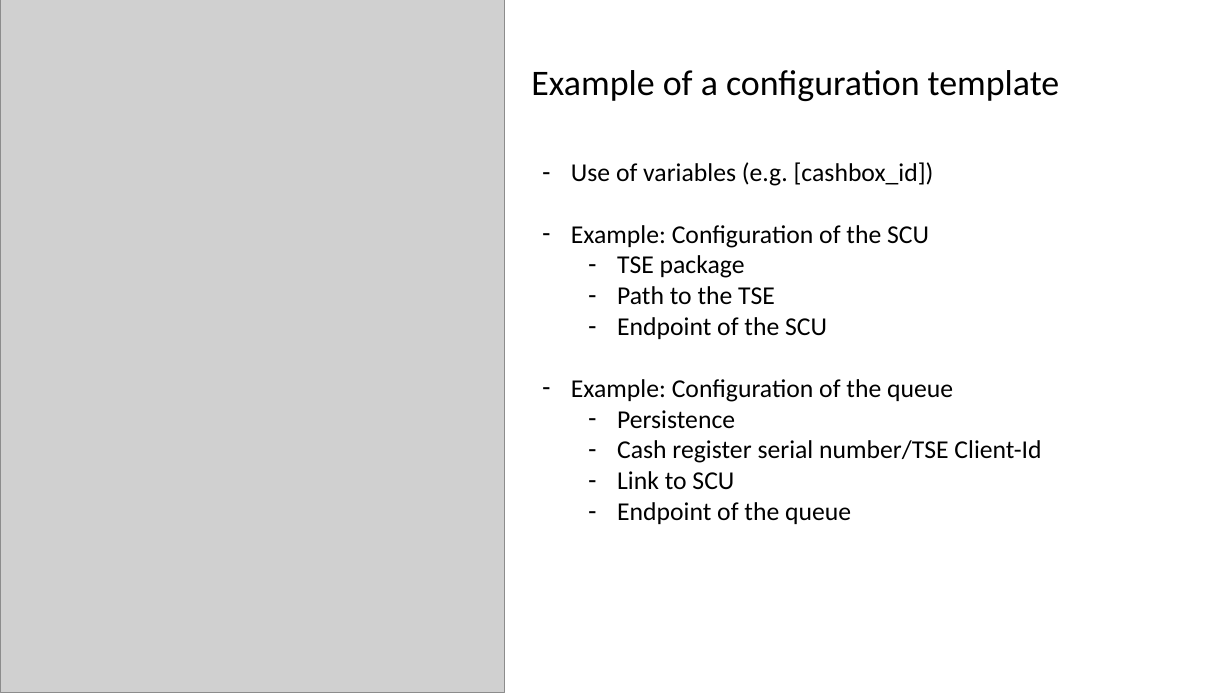
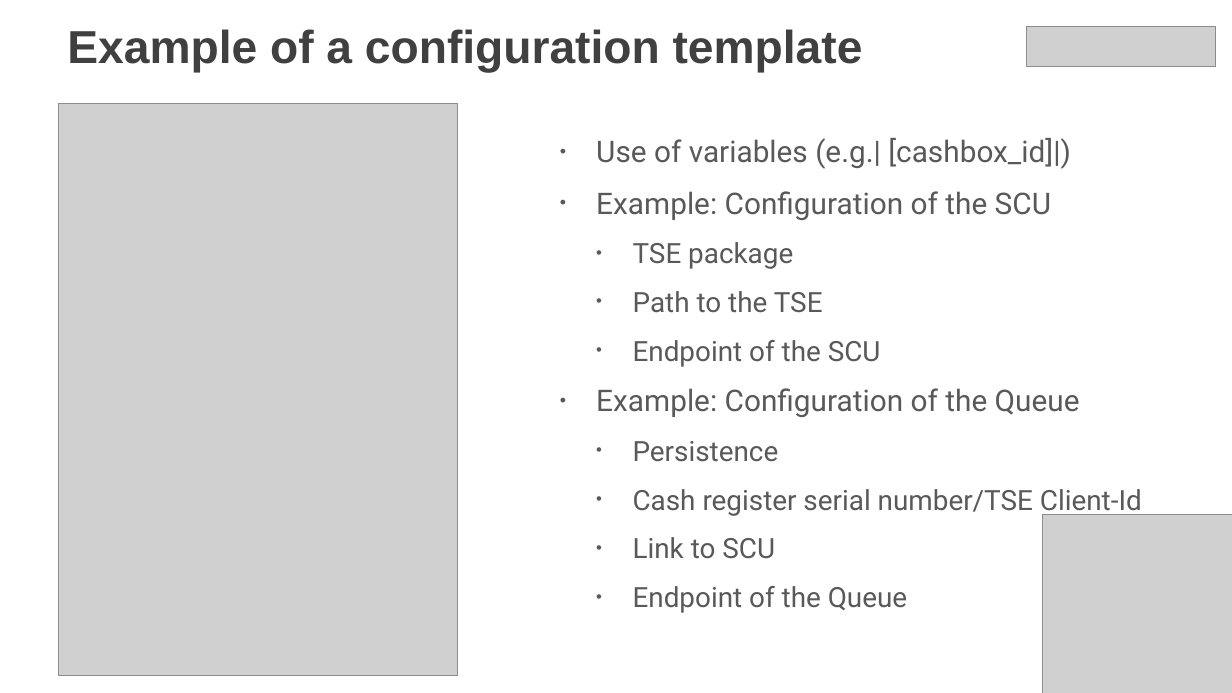
Before and after one commit to fiskaltrust/productdescription-de-doc, a slide deck: slide 28 of for-poscreators/presentation/media/lead-presentation-creator-en.pptx. Drawn at 1232x693 pixels with LibreOffice and Linux fonts; fonts in the diff are those of the drawing; grey boxes stand for pictures. Boxes give left, top, right and bottom in pixels: in the first picture for what was removed or moved away, otherwise in the second. Text is boxed around its words. In the diff, an @@ line names an element or a change of style, - is before the commit and + after.

```diff
--- a/for-poscreators/presentation/media/lead-presentation-creator-en.pptx
+++ b/for-poscreators/presentation/media/lead-presentation-creator-en.pptx
@@ title "Example of a configuration template": place and size @@
-title "Example of a configuration template" at [531, 70, 1060, 101]
+title "Example of a configuration template" at [67, 29, 863, 73]
@@ title "Example of a configuration template" at [67, 29, 863, 73]: size 28 to 36 pt, font Calibri to Arial, text colour #000000 to #404040, bold on; vertical alignment middle to top @@
@@ picture added at [1027, 27, 1215, 67] @@
@@ picture: place and size @@
-picture at [0, 0, 505, 693]
+picture at [58, 104, 457, 675]
@@ text "Use of variables (e.g.| [cashbox_id]|)": place and size @@
-text "Use of variables (e.g.| [cashbox_id]|)" at [571, 162, 1041, 524]
+text "Use of variables (e.g.| [cashbox_id]|)" at [596, 138, 1142, 613]
@@ text at [596, 138, 1071, 169]: text changed; size 20 to 23.2 pt; font Calibri to Roboto; text colour #000000 to #595959 @@
-– Use of variables (e.g. [cashbox_id])
+• Use of variables (e.g.| [cashbox_id]|)
@@ text at [596, 191, 1142, 559]: size 20 to 23.2 pt in "Example: Configuration of the SCU"; font Calibri to Roboto, text colour #000000 to #595959 in "Example: Configuration of the SCU", "TSE package", "Path to the TSE", "Endpoint of the SCU" and 3 more places; size 20 to 21.7 pt in "TSE package", "Path to the TSE", "Endpoint of the SCU", "Persistence" and 2 more places; bullet - to •; more space between paragraphs @@
@@ text at [596, 388, 1080, 417]: text changed; size 20 to 23.2 pt; font Calibri to Roboto; text colour #000000 to #595959 @@
-– Example: Configuration of the queue
+• Example: Configuration of the Queue
@@ picture added at [1043, 515, 1232, 693] @@
@@ text at [633, 586, 907, 613]: text changed; size 20 to 21.7 pt; font Calibri to Roboto; text colour #000000 to #595959 @@
-  – Endpoint of the queue
+  • Endpoint of the Queue
```
Also in this commit, not shown: 26 other slides changed, 3 slides added, 3 slides removed.
